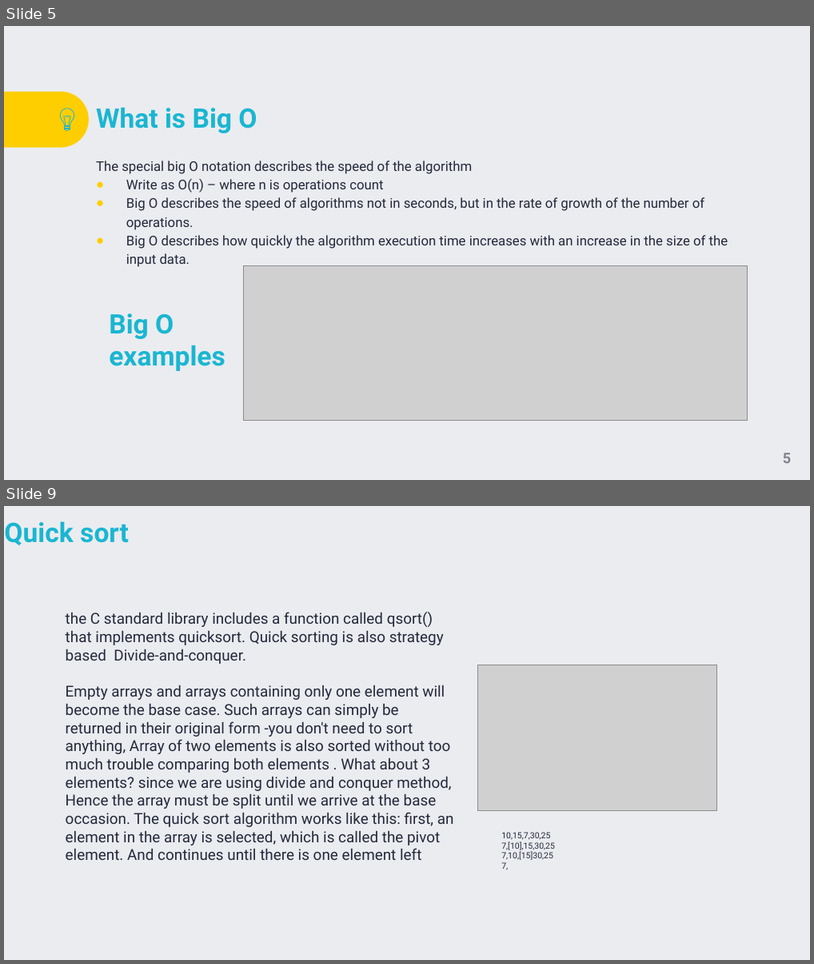
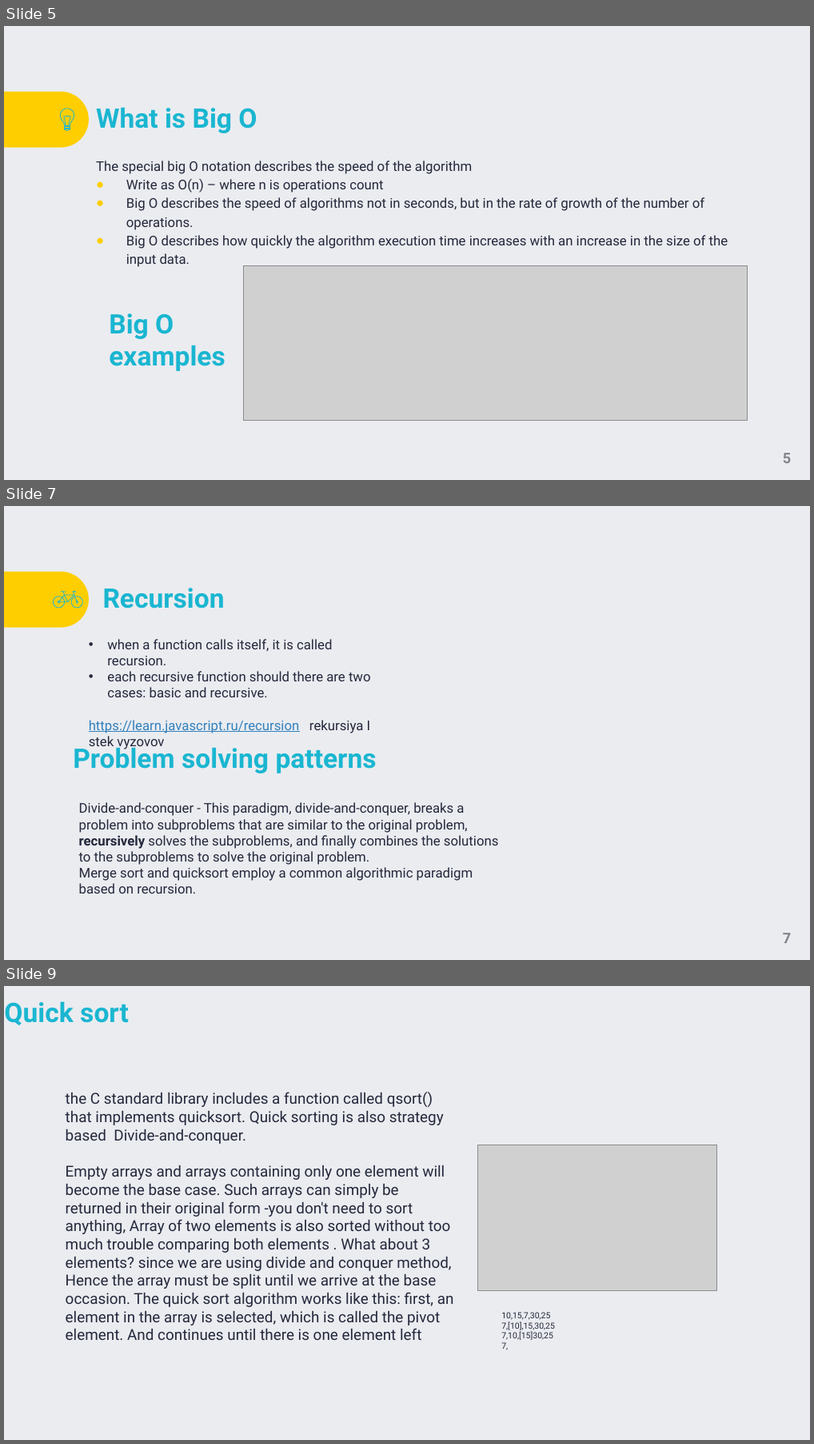
Before and after one commit to TigranVardanyan/Algorithms-and-Data-structures, a slide deck: ds&a.pptx. Shown one above the other, each under a label of ours: slides 5 and 9 before the commit, slides 5, 7 and 9 after it; the slides between them are not shown. The pictures are 814x964 and 814x1444 pixels, drawn with LibreOffice and Linux fonts; fonts in the diff are those of the drawing; grey boxes stand for pictures; background and template pictures are left out. Boxes give left, top, right and bottom in pixels: in the first picture for what was removed or moved away, otherwise in the second. Text is boxed around its words. In the diff, an @@ line names an element or a change of style, - is before the commit and + after.

```diff
--- a/ds&a.pptx
+++ b/ds&a.pptx
@@ slide 7 added at (4,506,810,960), background picture (left out); not listed: 1 template element that a slide beside it also shows @@
@@ group added at (53,592,82,608): 7 freeform shapes @@
@@ title added at (103,588,225,608), 32 pt, text #1AB6D1, bold @@
+Recursion
@@ text added at (89,639,371,746), 16 pt, text #24283B @@
+• when a function calls itself, it is called recursion.
+• each recursive function should there are two cases: basic and recursive.
+https://learn.javascript.ru/recursion rekursiya I stek vyzovov
@@ text added at (73,743,377,773), 32 pt, text #1AB6D1, bold @@
+Problem solving patterns
@@ text added at (79,802,499,893), 16 pt, text #24283B @@
+Divide-and-conquer - This paradigm, divide-and-conquer, breaks a problem into subproblems that are similar to the original problem, recursively solves the subproblems, and finally combines the solutions to the subproblems to solve the original problem.
+Merge sort and quicksort employ a common algorithmic paradigm based on recursion.
@@ page number added at (783,932,791,943), 17.3 pt, text #80828B, bold @@
+7
```
Also in this commit, not shown: 3 slides changed, 1 slide removed.
